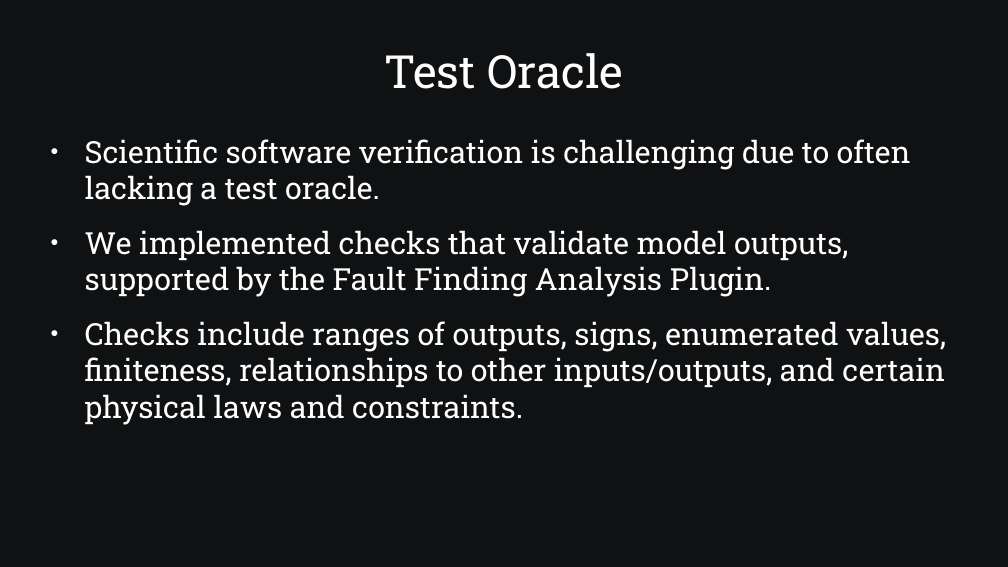
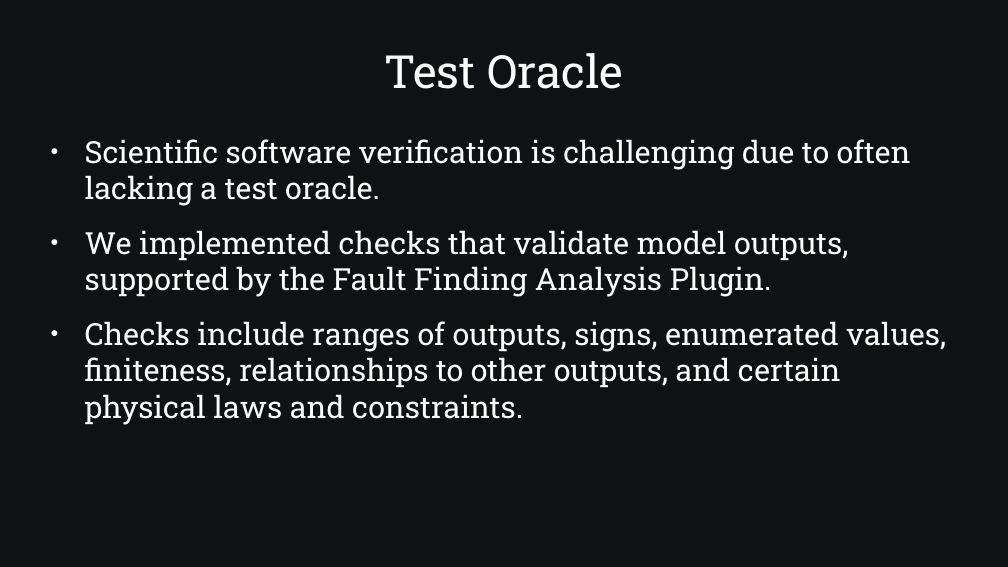
Before and after one commit to SamAllen06/lake_temp_work, a slide deck: slide 15 of documentation/for_collaborators/AnalysisOverview.pptx. Drawn at 1008x567 pixels with LibreOffice and Linux fonts; fonts in the diff are those of the drawing. Boxes give left, top, right and bottom in pixels: in the first picture for what was removed or moved away, otherwise in the second. Text is boxed around its words. In the diff, an @@ line names an element or a change of style, - is before the commit and + after.

```diff
--- a/documentation/for_collaborators/AnalysisOverview.pptx
+++ b/documentation/for_collaborators/AnalysisOverview.pptx
@@ text at (x1=85, y1=321, x2=946, y2=425): text changed @@
-● Checks include ranges of outputs, signs, enumerated values, finiteness, relationships to other inputs/outputs, and certain physical laws and constraints.
+● Checks include ranges of outputs, signs, enumerated values, finiteness, relationships to other outputs, and certain physical laws and constraints.
```
Also in this commit, not shown: 6 other slides changed, 21 slides added, 1 slide removed, 1 other file.
